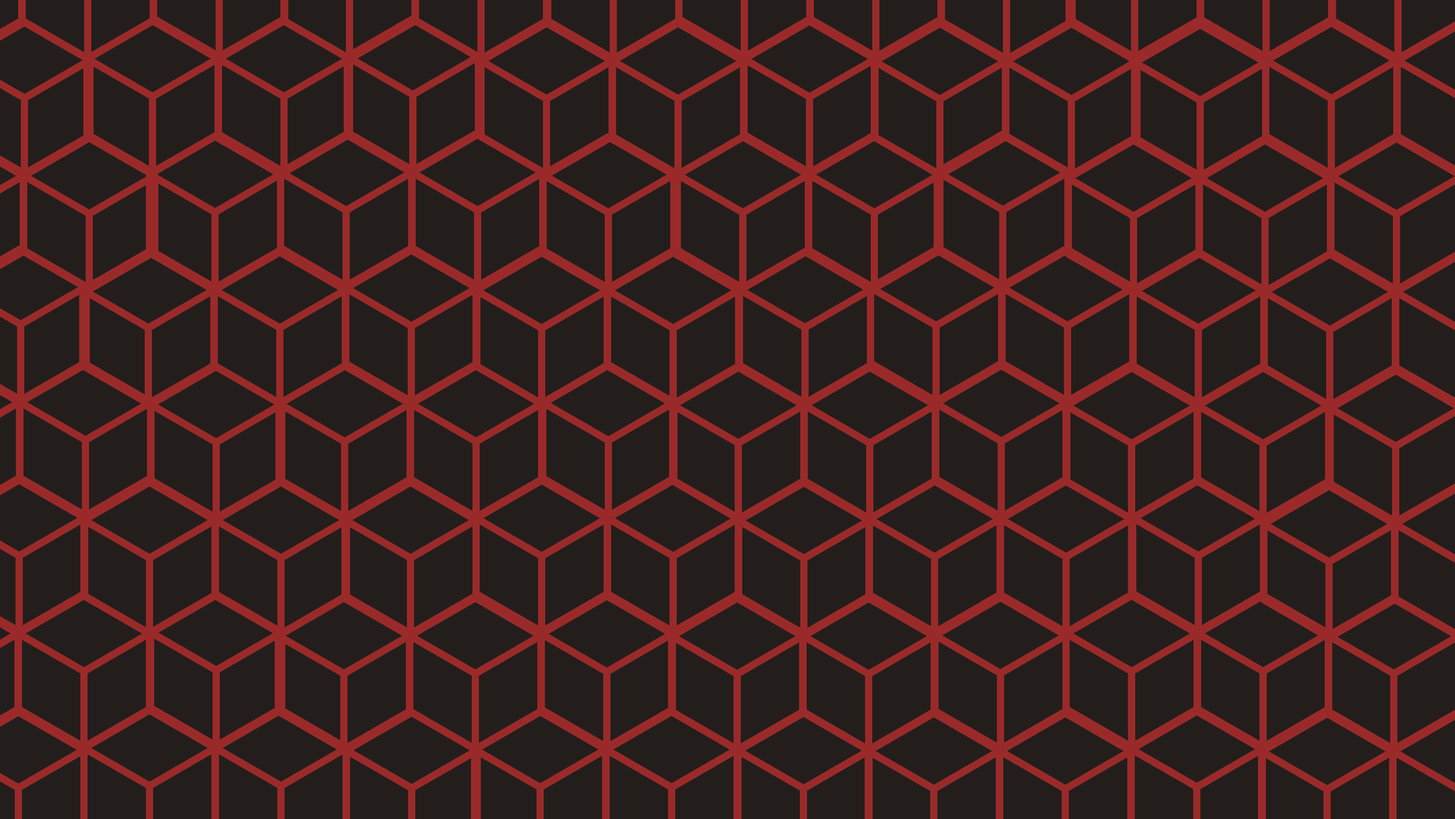
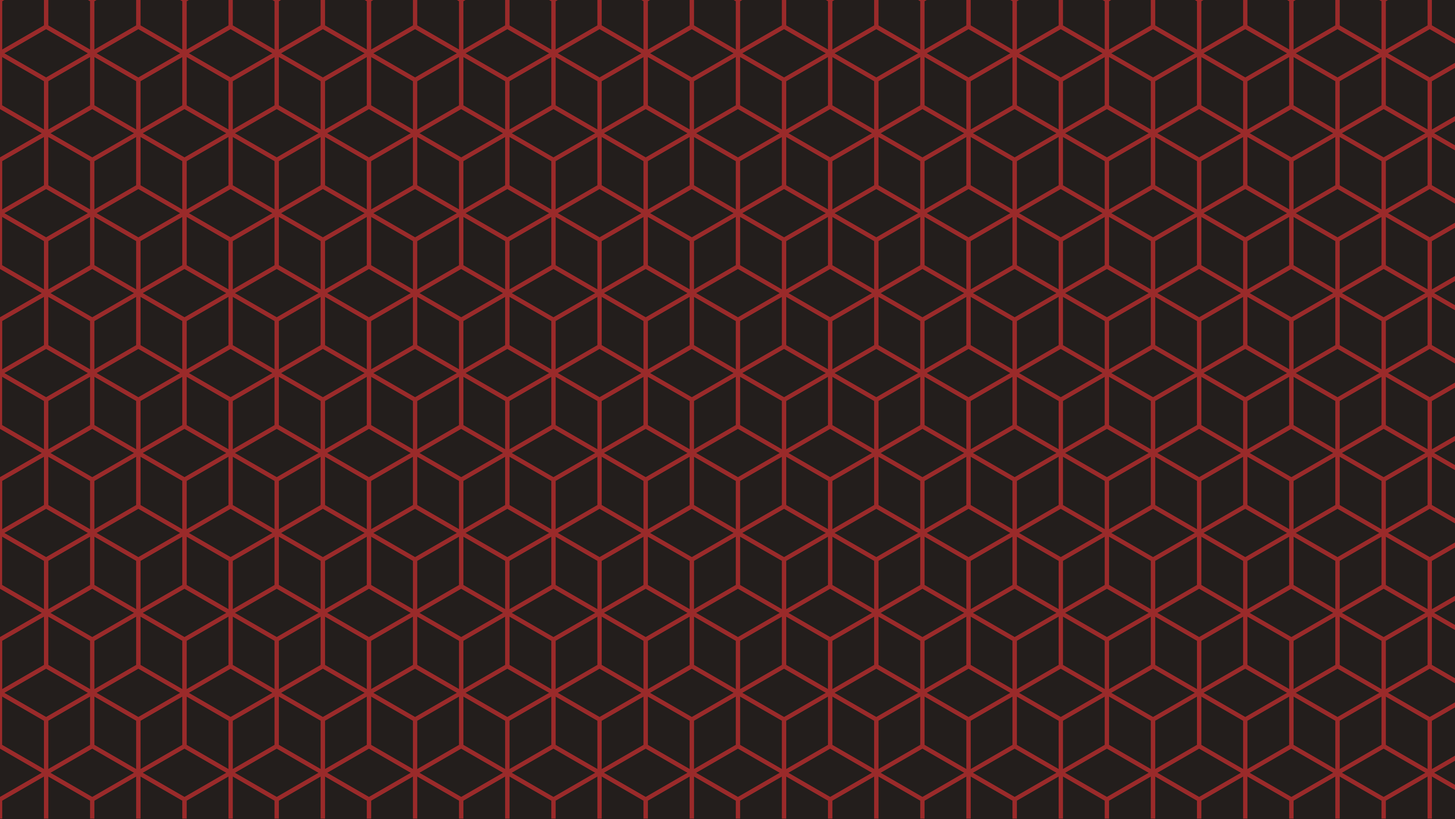
Layered file, before and after one edit (1455px x 819px). Changes by layer:
painted on "Pattern" over [0, 0, 1455, 819]
